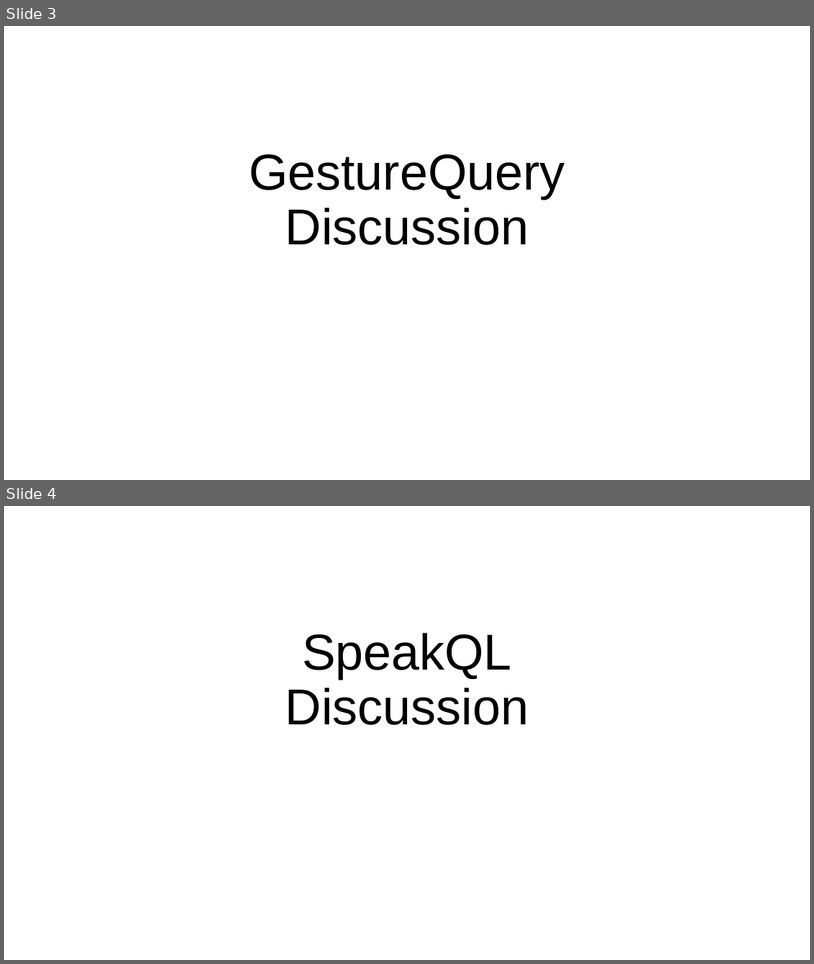
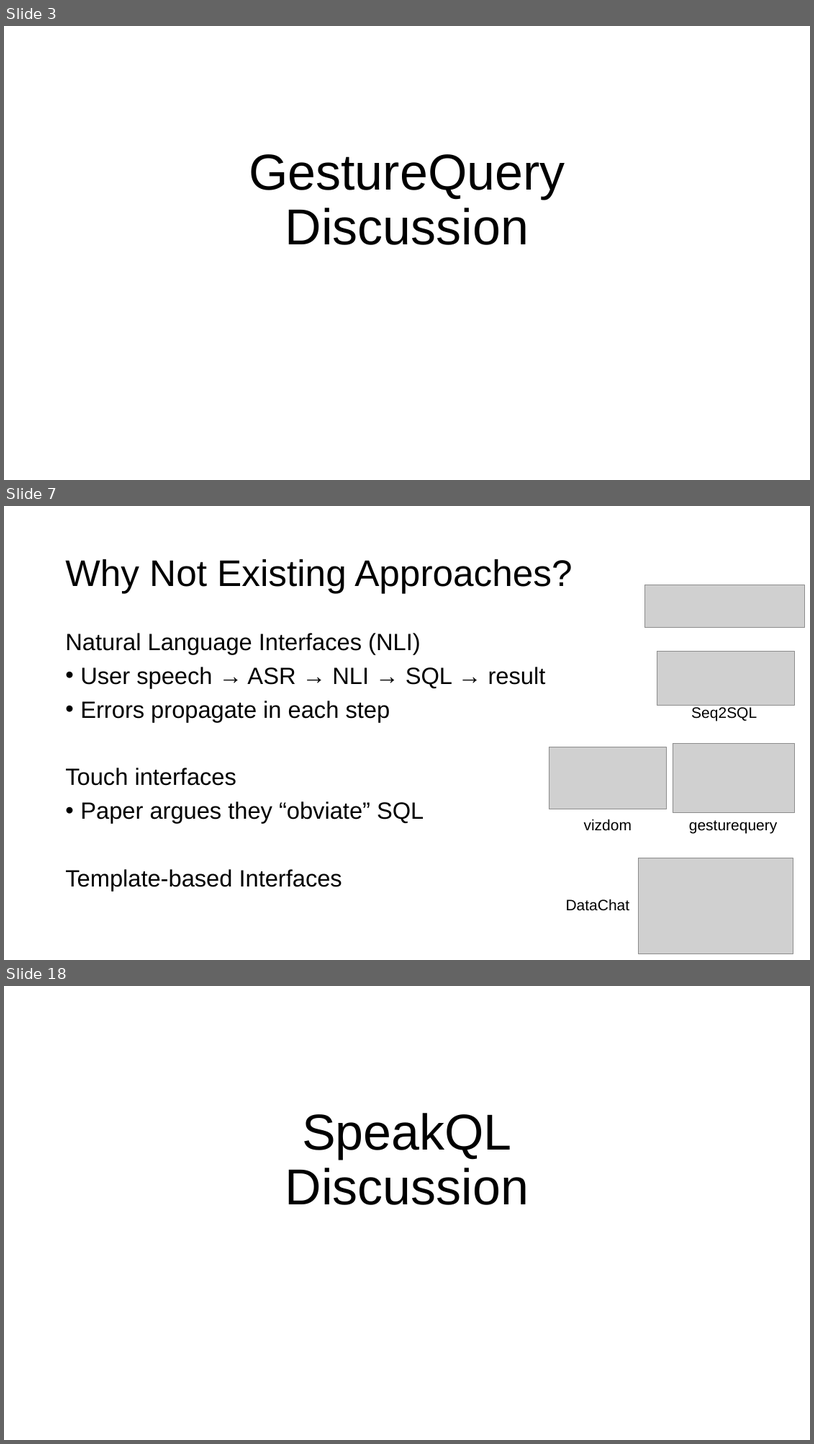
Before and after one commit to columbiaviz/columbiaviz.github.io, a slide deck: 2020s_w6998/lecs/08_modalities.pptx. Shown one above the other, each under a label of ours: slides 3 and 4 before the commit, slides 3, 7 and 18 after it; the slides between them are not shown. The pictures are 814x964 and 814x1444 pixels, drawn with LibreOffice and Linux fonts; fonts in the diff are those of the drawing; grey boxes stand for pictures. Boxes give left, top, right and bottom in pixels: in the first picture for what was removed or moved away, otherwise in the second. Text is boxed around its words. In the diff, an @@ line names an element or a change of style, - is before the commit and + after.

```diff
--- a/2020s_w6998/lecs/08_modalities.pptx
+++ b/2020s_w6998/lecs/08_modalities.pptx
@@ slide 7 added at box(4, 506, 810, 960), background #FFFFFF @@
@@ title added at box(65, 559, 572, 593), 44 pt, text #000000 @@
+Why Not Existing Approaches?
@@ picture added at box(646, 585, 805, 628) @@
@@ text added at box(65, 633, 546, 890), 28 pt, text #000000 @@
+Natural Language Interfaces (NLI)
+• User speech → ASR → NLI → SQL → result
+• Errors propagate in each step
+Touch interfaces
+• Paper argues they “obviate” SQL
+Template-based Interfaces
@@ picture added at box(657, 651, 795, 705) @@
@@ text added at box(692, 707, 757, 721), 18 pt, text #000000 @@
+Seq2SQL
@@ picture added at box(673, 743, 795, 813) @@
@@ picture added at box(550, 746, 667, 808) @@
@@ text added at box(584, 818, 632, 831), 18 pt, text #000000 @@
+vizdom
@@ text added at box(689, 820, 777, 834), 18 pt, text #000000 @@
+gesturequery
@@ picture added at box(638, 857, 793, 953) @@
@@ text added at box(566, 898, 630, 911), 18 pt, text #000000 @@
+DataChat
@@ what was slide 4 is now slide 18 @@
```
Also in this commit, not shown: 1 slide changed, 16 other slides added.
